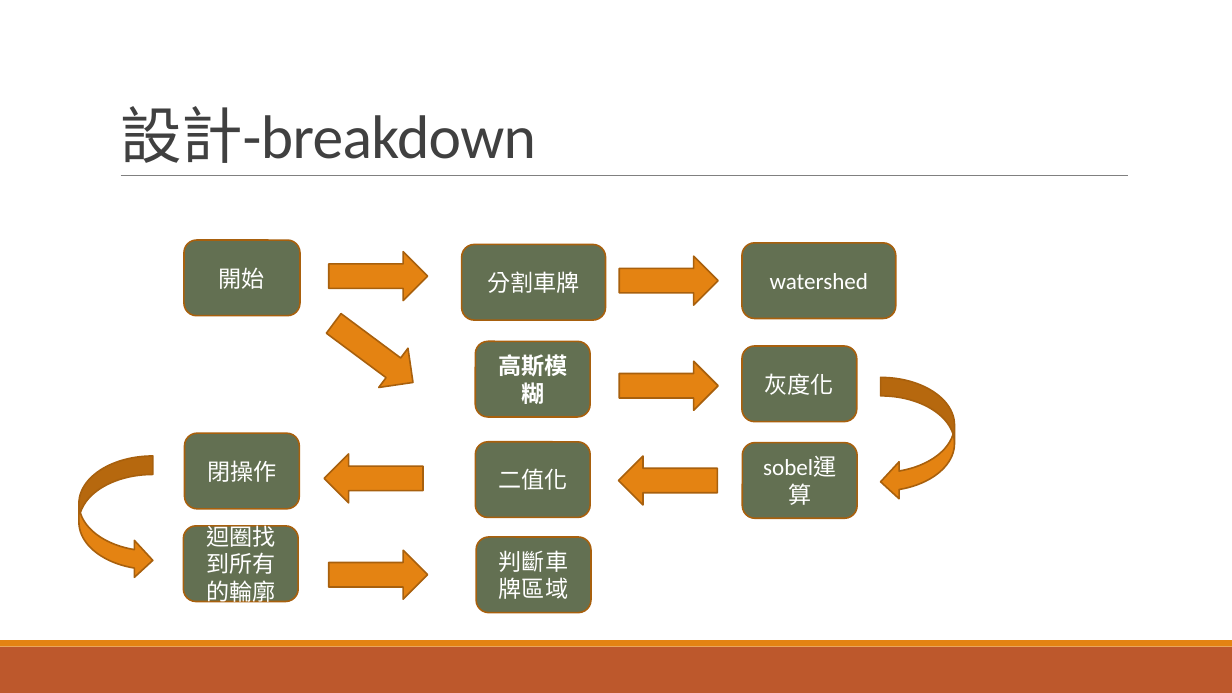
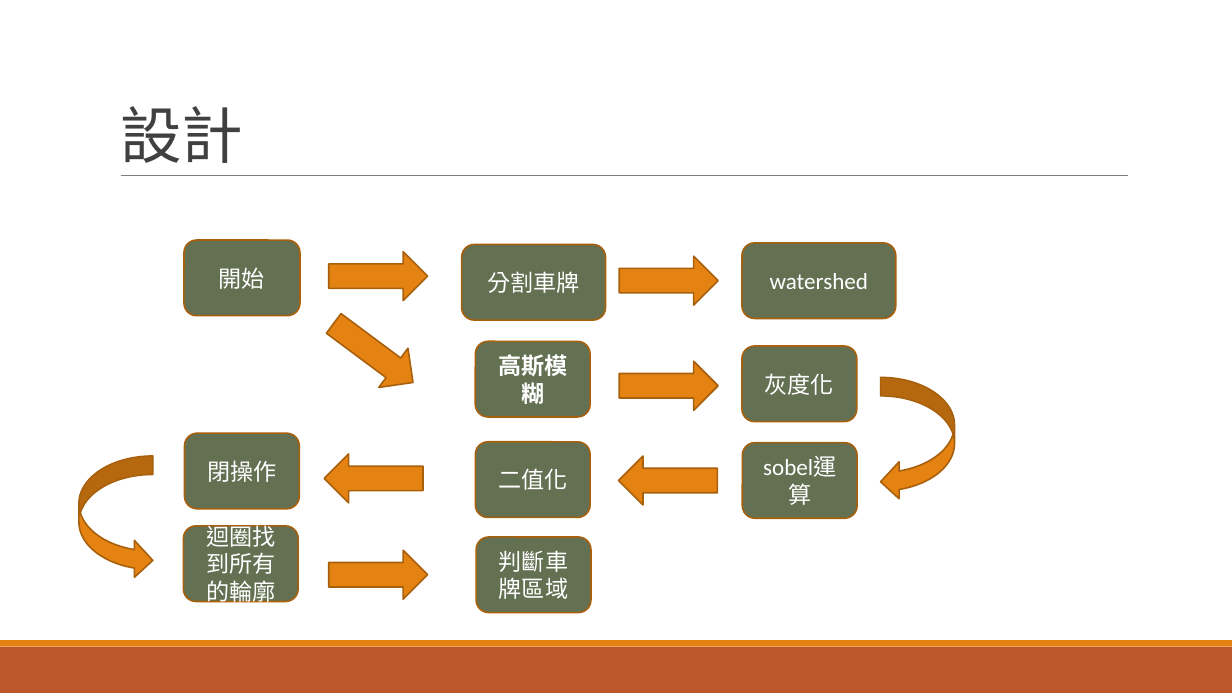
Before and after one commit to justin443/EmbeddedImageProcessing, a slide deck: slide 5 of 期中報告/F109112131_王上瑀_期中報告.pptx. Drawn at 1232x693 pixels with LibreOffice and Linux fonts; fonts in the diff are those of the drawing. Boxes give left, top, right and bottom in pixels: in the first picture for what was removed or moved away, otherwise in the second. Text is boxed around its words. In the diff, an @@ line names an element or a change of style, - is before the commit and + after.

```diff
--- a/期中報告/F109112131_王上瑀_期中報告.pptx
+++ b/期中報告/F109112131_王上瑀_期中報告.pptx
@@ title at box(120, 106, 242, 163): text changed @@
-設計-breakdown
+設計
```
Also in this commit, not shown: 1 other slide changed.
